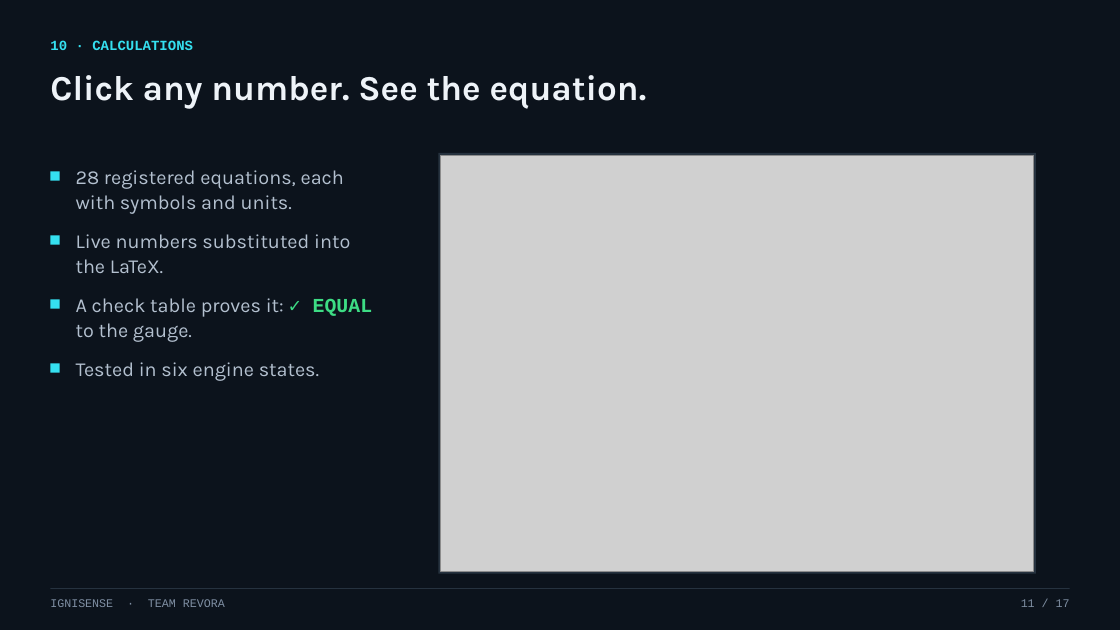
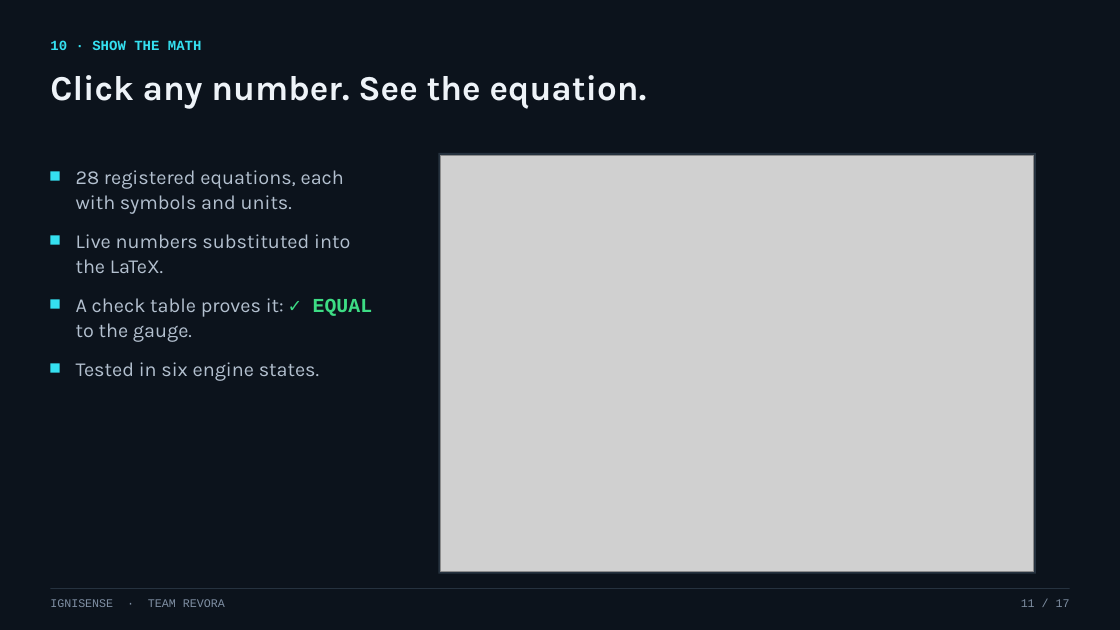
Before and after one commit to suhaib-md/Engine-Health-Monitoring-System, a slide deck: slide 11 of docs/handouts/IgniSense-Deck.pptx. Drawn at 1120x630 pixels with LibreOffice and Linux fonts; fonts in the diff are those of the drawing; grey boxes stand for pictures. Boxes give left, top, right and bottom in pixels: in the first picture for what was removed or moved away, otherwise in the second. Text is boxed around its words. In the diff, an @@ line names an element or a change of style, - is before the commit and + after.

```diff
--- a/docs/handouts/IgniSense-Deck.pptx
+++ b/docs/handouts/IgniSense-Deck.pptx
@@ text at box(50, 40, 202, 50): text changed @@
-10 · CALCULATIONS
+10 · SHOW THE MATH
```
Also in this commit, not shown: 4 other slides changed.
